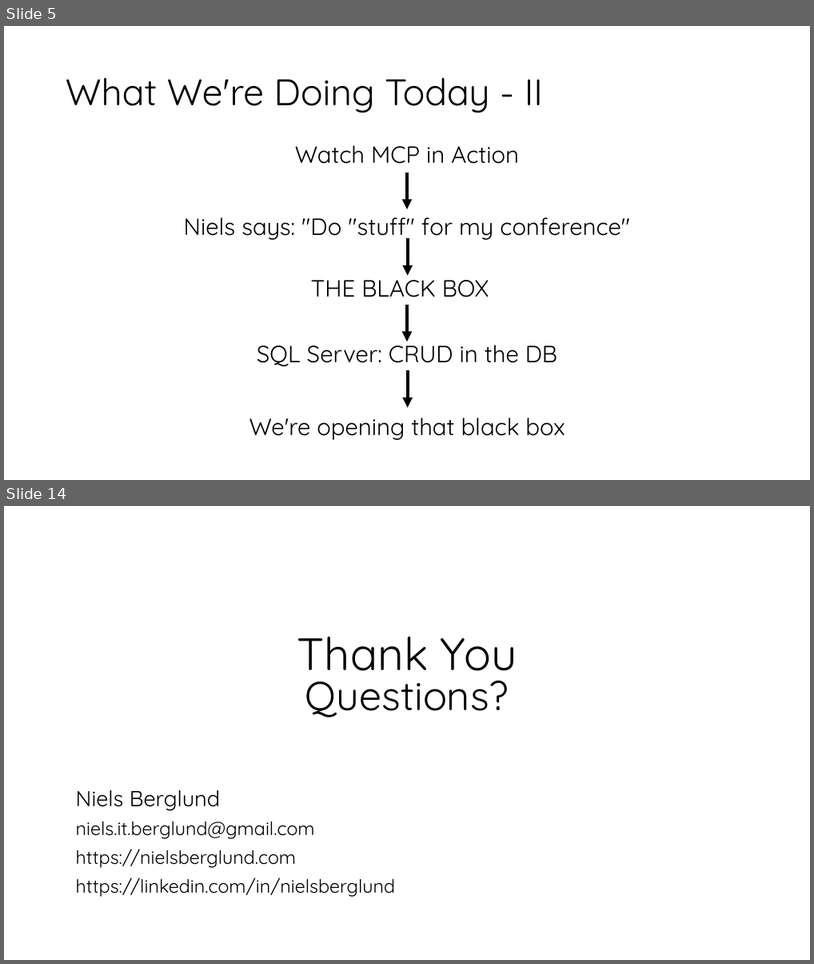
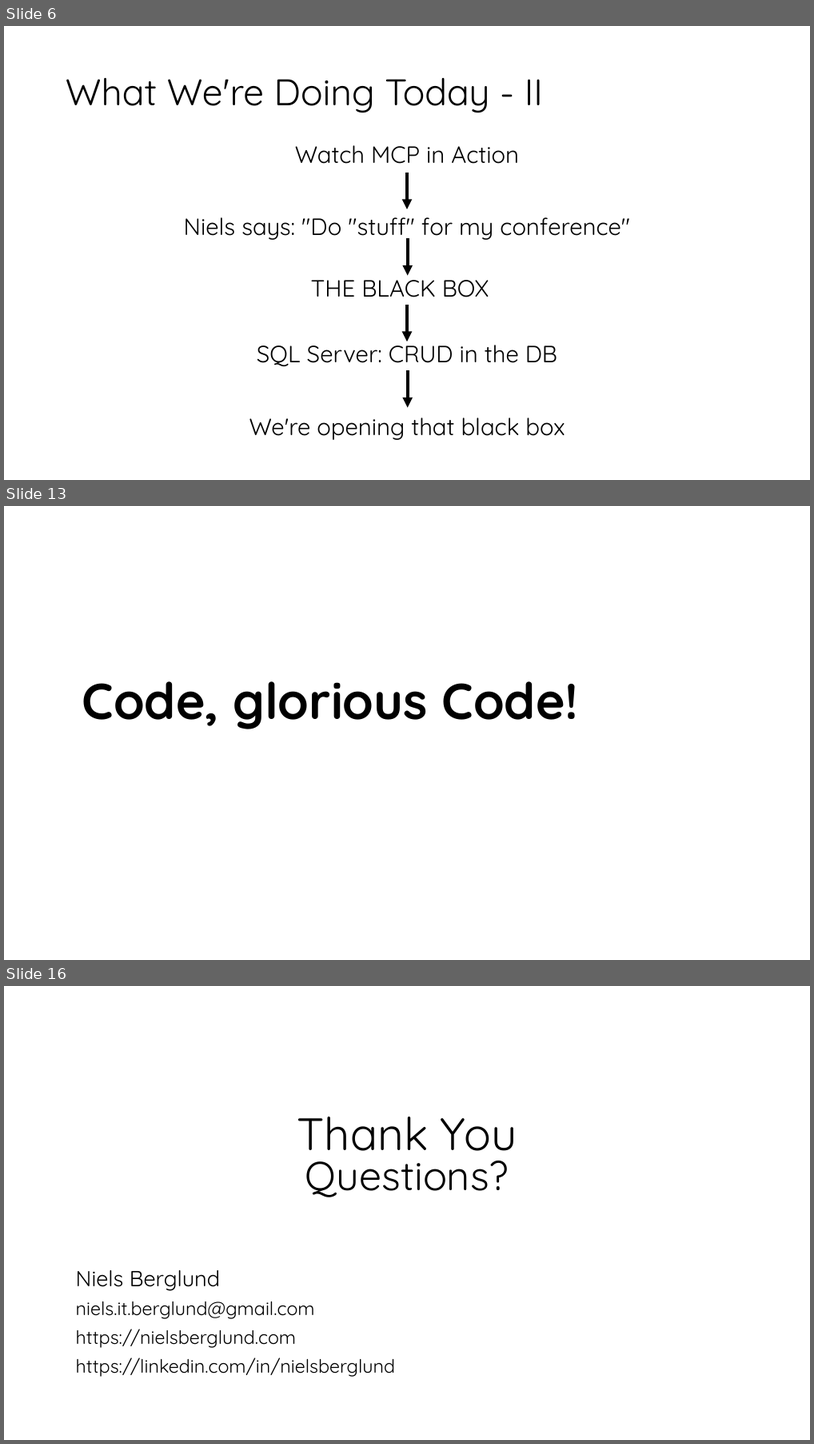
Before and after one commit to nielsberglund/presentations-2025, a slide deck: season-of-ai/mcp/deck/dotnet-mcp.pptx. Shown one above the other, each under a label of ours: slides 5 and 14 before the commit, slides 6, 13 and 16 after it; the slides between them are not shown. The pictures are 814x964 and 814x1444 pixels, drawn with LibreOffice and Linux fonts; fonts in the diff are those of the drawing; background and template pictures are left out. Boxes give left, top, right and bottom in pixels: in the first picture for what was removed or moved away, otherwise in the second. Text is boxed around its words. In the diff, an @@ line names an element or a change of style, - is before the commit and + after.

```diff
--- a/season-of-ai/mcp/deck/dotnet-mcp.pptx
+++ b/season-of-ai/mcp/deck/dotnet-mcp.pptx
@@ slide 13 added at [4,506,810,960], background picture (left out) @@
@@ title added at [82,681,579,729], 60 pt, text #000000, bold @@
+Code, glorious Code!
@@ what was slide 5 is now slide 6 @@
@@ what was slide 14 is now slide 16 @@
```
Also in this commit, not shown: 4 slides changed, 6 other slides added, 5 slides removed, 3 other files.
